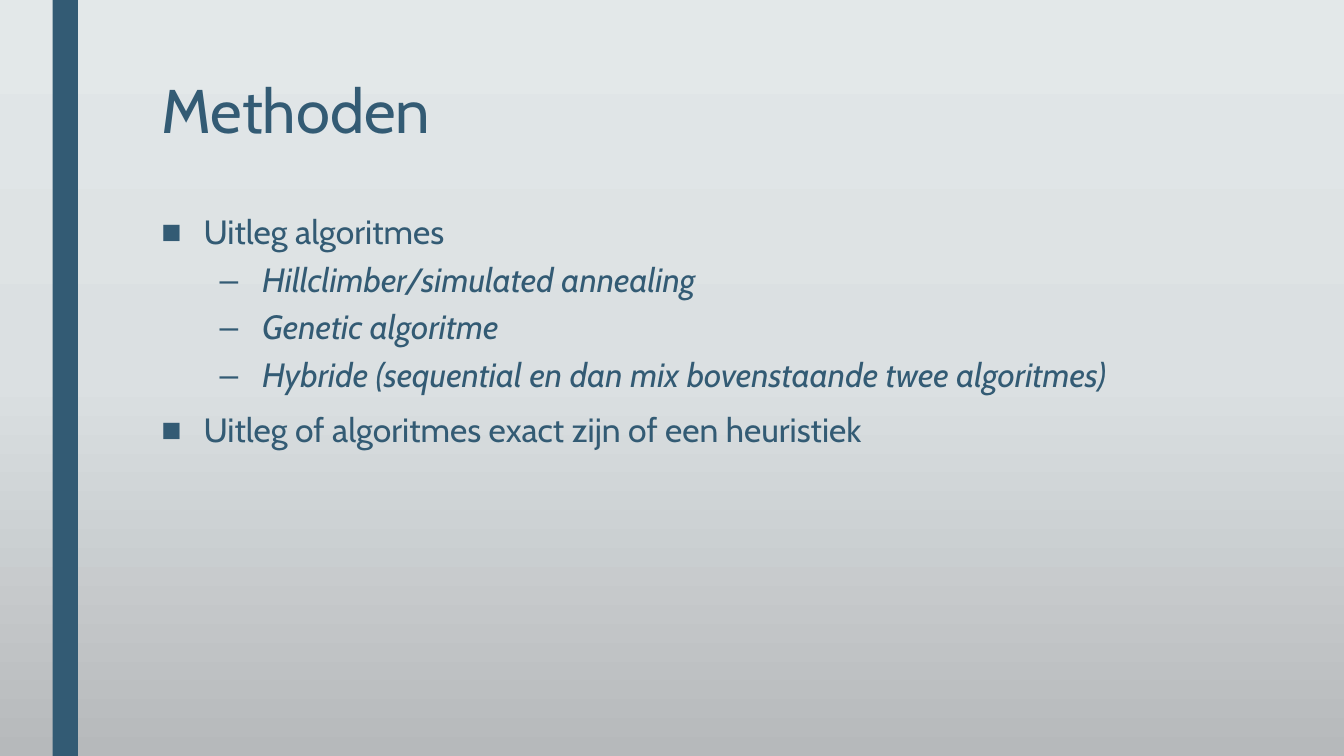
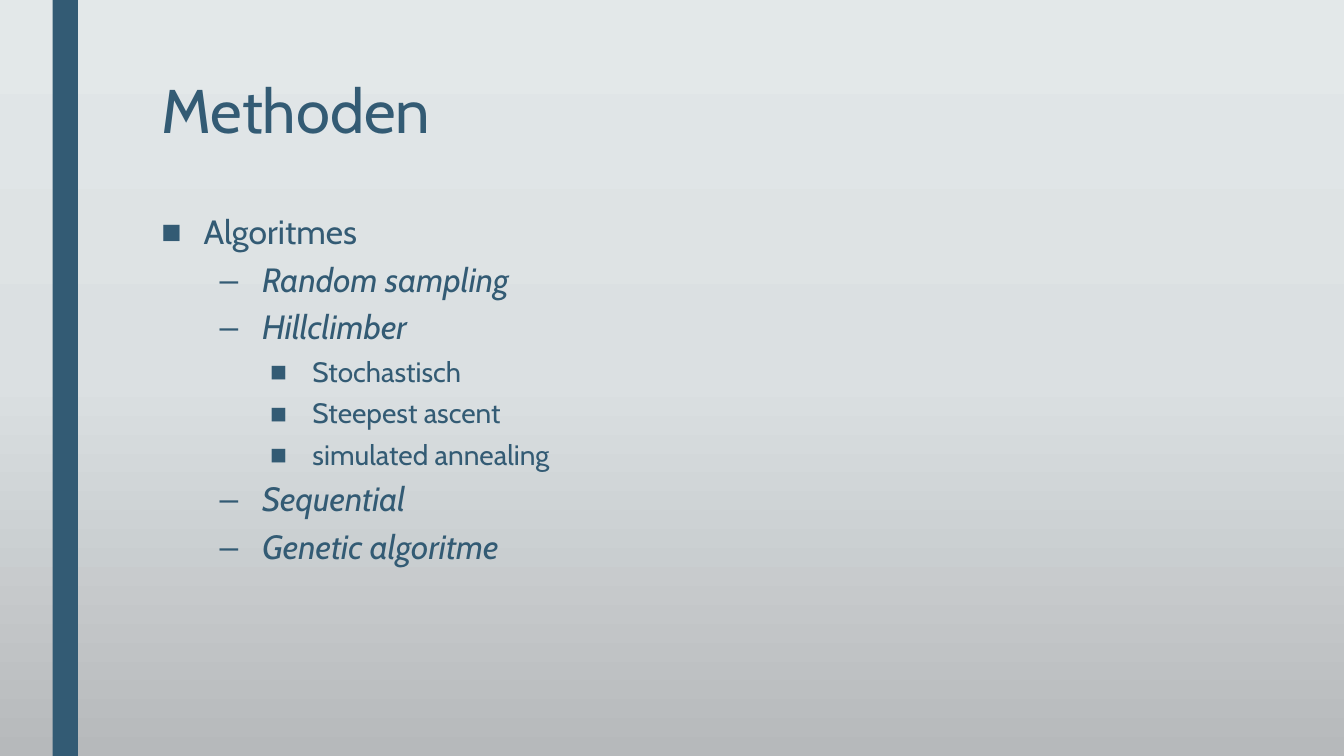
Before and after one commit to DeRoostermakers/Heuristieken, a slide deck: slide 7 of Presentaties/storyboard eindpresentatie.pptx. Drawn at 1344x756 pixels with LibreOffice and Linux fonts; fonts in the diff are those of the drawing; background and template pictures are left out. Boxes give left, top, right and bottom in pixels: in the first picture for what was removed or moved away, otherwise in the second. Text is boxed around its words. In the diff, an @@ line names an element or a change of style, - is before the commit and + after.

```diff
--- a/Presentaties/storyboard eindpresentatie.pptx
+++ b/Presentaties/storyboard eindpresentatie.pptx
@@ text at (204, 219, 550, 519): text changed; italic off @@
-■ Uitleg algoritmes
-  – Hillclimber/simulated annealing
+■ Algoritmes
+  – Random sampling
+  – Hillclimber
+    ■ Stochastisch
+    ■ Steepest ascent
+    ■ simulated annealing
+  – Sequential
@@ text at (204, 362, 1106, 450): paragraphs removed @@
-  – Hybride (sequential en dan mix bovenstaande twee algoritmes)
-■ Uitleg of algoritmes exact zijn of een heuristiek
```
Also in this commit, not shown: 3 other slides changed, 10 slides added, 3 slides removed, 6 other files.
